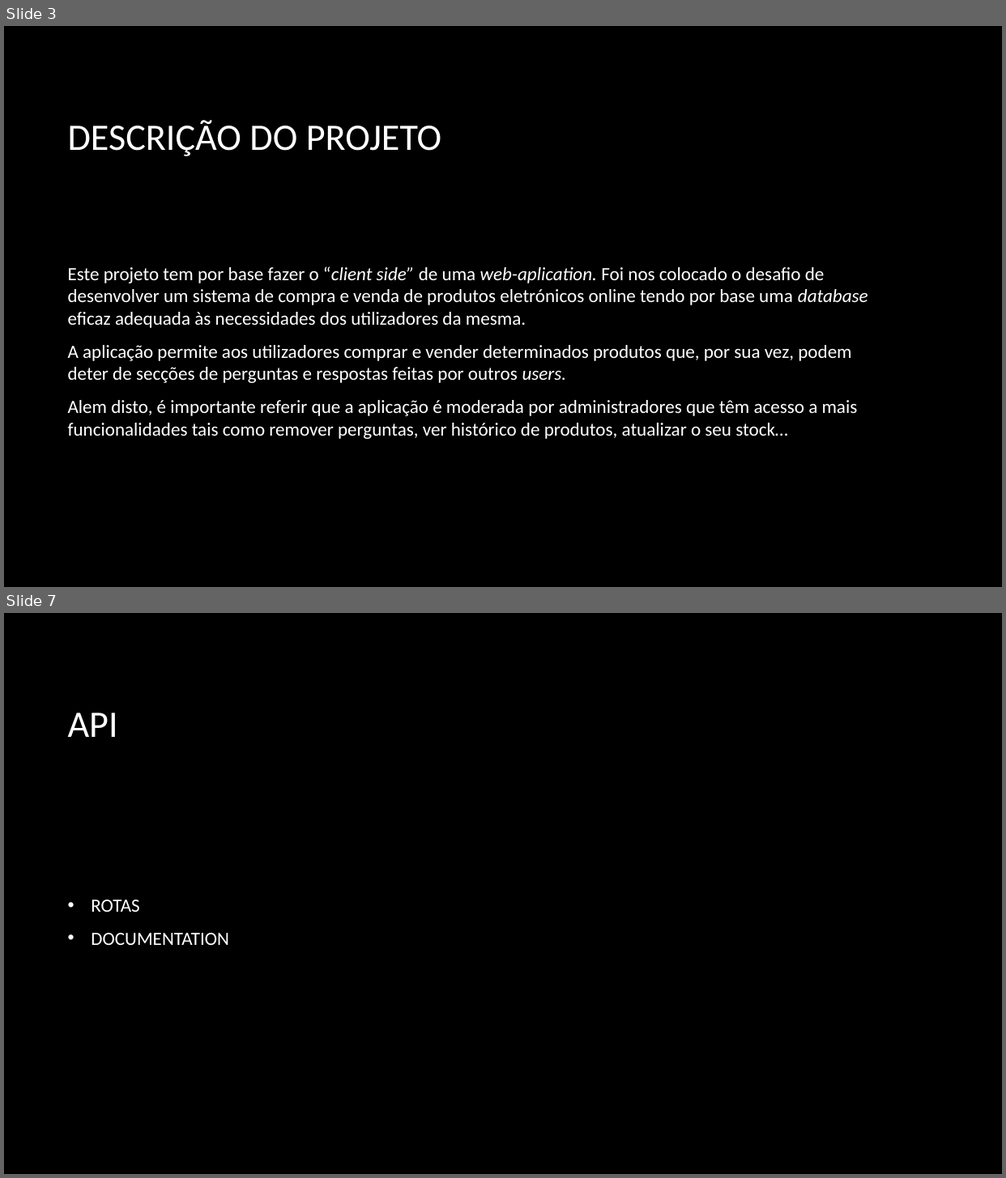
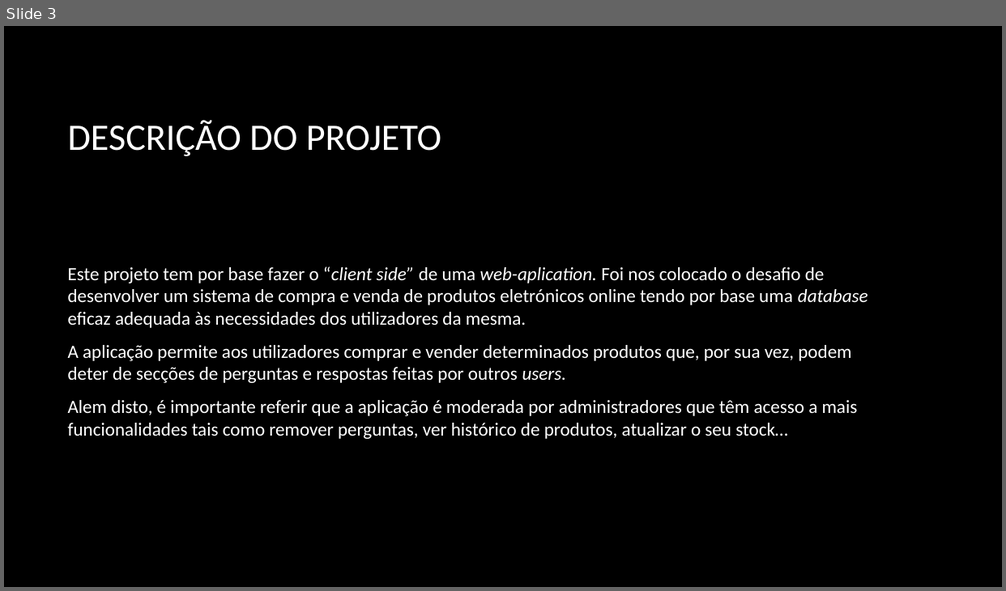
Before and after one commit to PolpEdu/Trabalho-Pr-ticpo, a slide deck: Trabalho prático.pptx. Shown one above the other, each under a label of ours: slides 3 and 7 before the commit, slide 3 after it; the slides between them are not shown. The pictures are 1006x1178 and 1006x591 pixels, drawn with LibreOffice and Linux fonts; fonts in the diff are those of the drawing; background and template pictures are left out. Boxes give left, top, right and bottom in pixels: in the first picture for what was removed or moved away, otherwise in the second. Text is boxed around its words. In the diff, an @@ line names an element or a change of style, - is before the commit and + after.

```diff
--- a/Trabalho prático.pptx
+++ b/Trabalho prático.pptx
@@ slide 7 removed at <box>4,613,1002,1174</box>, background picture (left out) @@
@@ title removed at <box>68,713,118,737</box> @@
-API
@@ text removed at <box>91,900,229,945</box> @@
-• ROTAS
-• DOCUMENTATION
```
Also in this commit, not shown: 6 slides changed, 1 other slide removed, 3 other files.
